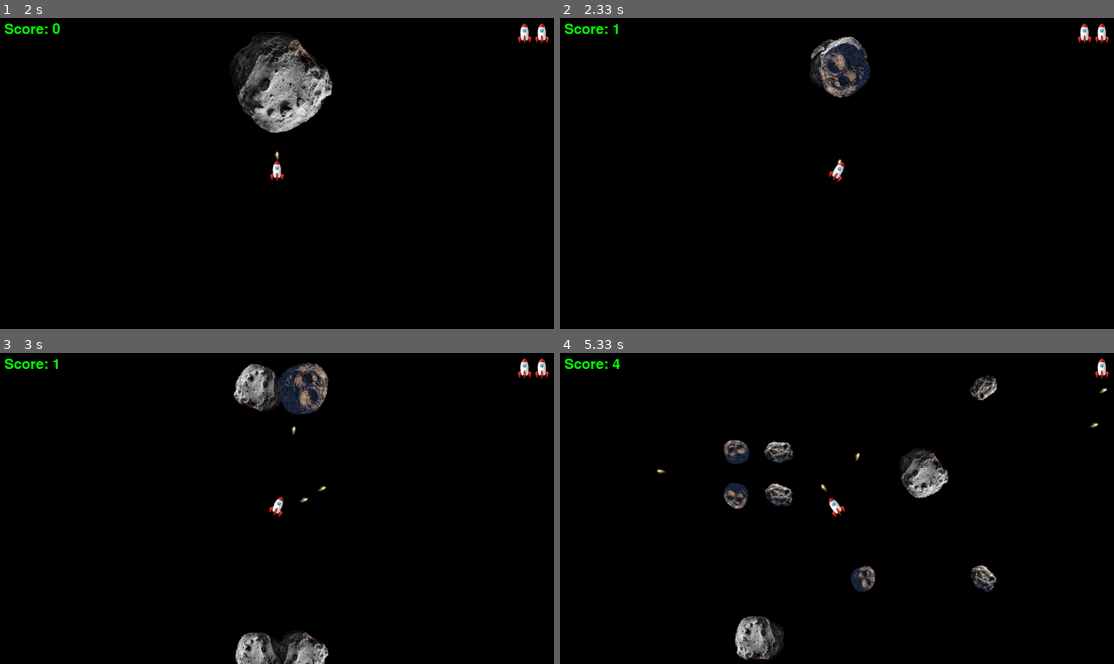
Above: before the commit, frames 1-4 (two rows, left to right).
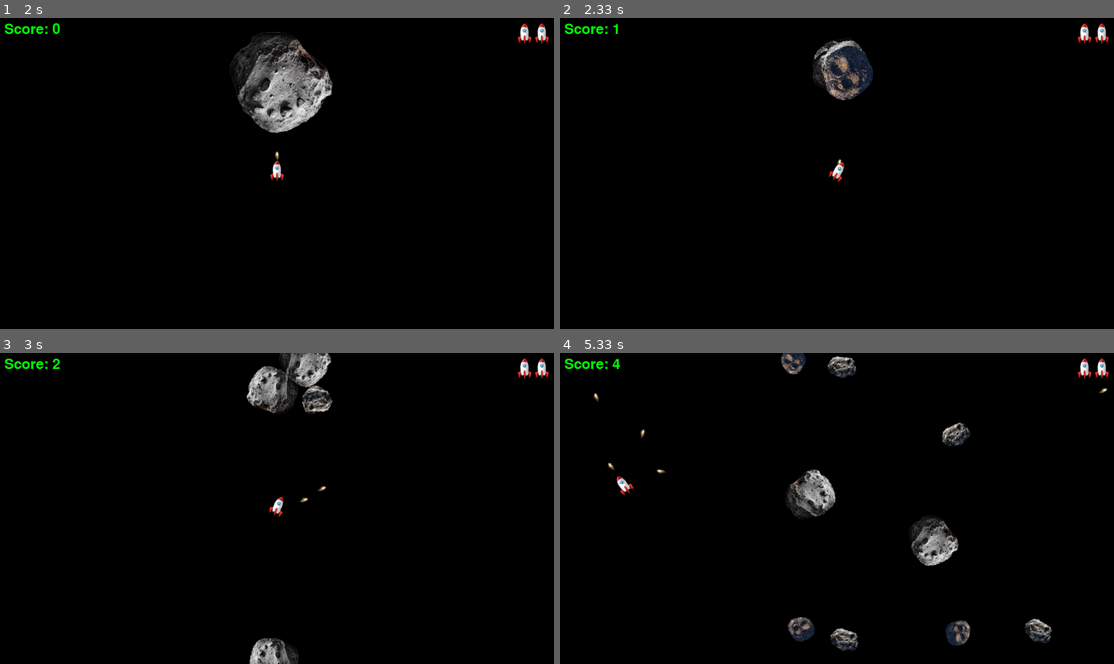
Above: after the commit, the same moments.

Repository: jpickup/PtyhonGameDev
Game: pygame game, started from asteroids/asteroids.py
Same seed, same stepped clock (60 frames per second), same inputs: the game is played once before the commit and once after it.
Inputs:
- Up to frame 1 (2 s): hold Space 0.33-0.8 s; hold Right 0.33-0.8 s; tap Space at 1.83 s
- Up to frame 2 (2.33 s): hold Right from 2.17 s (still down); tap Space at 2.23 s
- Up to frame 3 (3 s): tap Space at 2.53, 2.73 s; release Right at 2.63 s; hold Left from 2.67 s (still down)
- Up to frame 4 (5.33 s): tap Space at 3.03, 3.3, 3.6, 3.73, 4.13, 4.43, 4.8, 5.1, 5.3 s; release Left at 3.2 s; hold Left 3.23-3.63 s; hold Up 3.67-4.03 s; hold Right 4.07-4.7 s; hold Left 4.73-5.2 s; hold Right from 5.23 s (still down)

Frame 1 is identical in both runs. In frame 2, 1.0% of the frame differs, in the area x 45-57%, y 5-27%; in frame 3, 3.6%; in frame 4, 7.8%, in the area x 6-98%, y 0-99%.

Commit message:
clean-up

Diff:
--- a/asteroids/asteroid.py
+++ b/asteroids/asteroid.py
@@ -45,12 +45,13 @@
         self.rect = rect
 
     def break_up(self):
+        self.kill()
         if self.size == 0:
             return []
         else:
             return [
-                Asteroid(self.pos, self.size-1, [self.velocity[0] - 1, self.velocity[1] - 1]),
-                Asteroid(self.pos, self.size-1, [self.velocity[0] - 1, self.velocity[1] + 1]),
-                Asteroid(self.pos, self.size-1, [self.velocity[0] + 1, self.velocity[1] - 1]),
-                Asteroid(self.pos, self.size-1, [self.velocity[0] + 1, self.velocity[1] + 1])
+                Asteroid(self.pos, self.size-1, [self.velocity[0] - 1 + random.random(), self.velocity[1] - 1 + random.random()]),
+                Asteroid(self.pos, self.size-1, [self.velocity[0] - 1 + random.random(), self.velocity[1] + 1 + random.random()]),
+                Asteroid(self.pos, self.size-1, [self.velocity[0] + 1 + random.random(), self.velocity[1] - 1 + random.random()]),
+                Asteroid(self.pos, self.size-1, [self.velocity[0] + 1 + random.random(), self.velocity[1] + 1 + random.random()])
             ]
--- a/asteroids/asteroids.py
+++ b/asteroids/asteroids.py
@@ -69,9 +69,9 @@
             if (event.key == pygame.K_SPACE):
                 if lives.game_over():
                     lives.reset()
+                    level = 0
+                    score = 0
                     asteroids_group = create_asteroids(level)
-                    score = 0
-                    level = 0
                     ship.set_level(0)
                 else:
                     if ship.visible:
@@ -91,16 +91,11 @@
         if ship.visible:
             lives.life_lost()
         ship.reset()
-        # check again after reset, might not be able to start again
-        collided = ship_asteroid_collision(asteroids_group, ship_group)
 
     ast_hit = bullet_asteroid_collision(asteroids_group, bullets_group)
     if ast_hit:
         score += 1
-        asteroids_group.remove(ast_hit)           # remove this asteroid
-        fragments = ast_hit.break_up()
-        print(str(fragments))
-        asteroids_group.add(fragments)    # add any fragments that the astreoid creates when it's destroyed
+        asteroids_group.add(ast_hit.break_up())  # add any fragments that the astreoid creates when it's destroyed
 
     if lives.game_over() or collided:
         ship.hide()
--- a/asteroids/bullet.py
+++ b/asteroids/bullet.py
@@ -18,6 +18,10 @@
     def update(self):
             self.pos = ((self.pos[0] + self.velocity[0]),
                         (self.pos[1] + self.velocity[1]))
+
+            # check if we are outside the screen
+            if self.pos[0] < 0 or self.pos[0] > self.screen_width or self.pos[1] < 0 or self.pos[1] > self.screen_height:
+                self.kill()
             (img, rect) = image_utils.rotate(self.original_image, self.pos, self.centre, -self.angle)
             self.image = img
             self.rect = rect
